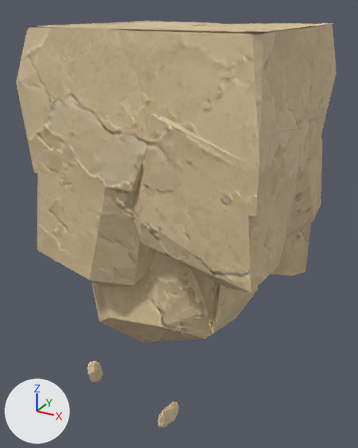
Renders of the glTF model assets/custom/models/ground_modules/ground_bottom_square_end_02.glb from each side of a commit.
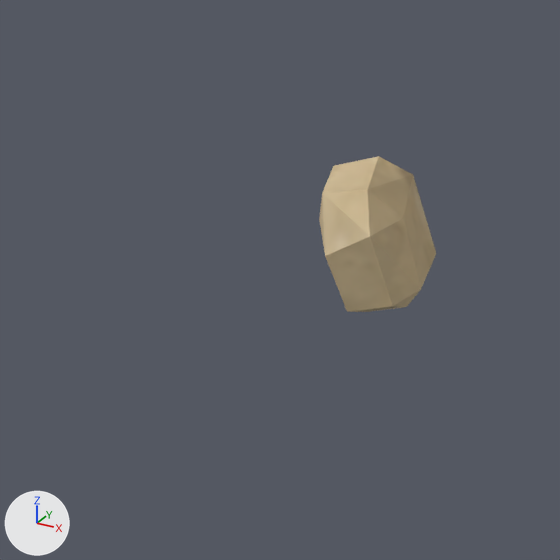
Each version appears first whole from a 50 mm lens placed at (1.577, -1.575, 1.075), pointed at (0.451, 0.472, 0.051), and next in a close-up on the part from 12% to 34% of the width and 76% to 93% of the height. The lights are fixed; the arrows at lower left show +X, +Y and +Z. The last two pictures show the newer version. Vertices at exactly the same position are counted once.

Objects in the first close-up: 'GroundBottomSquareEnd02_Body'.
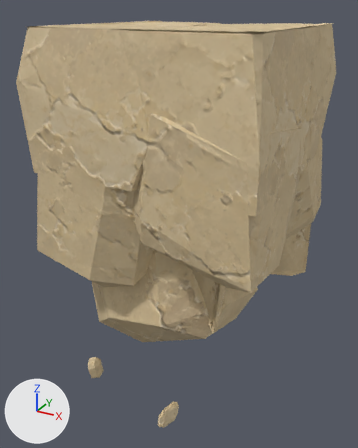
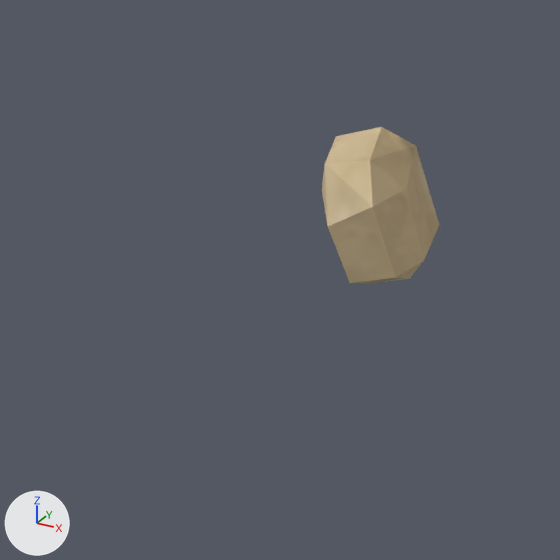
What differs and where, as boxes [x1, y1, x2, y2] in the close-ups (560 x 560 px):
'GroundBottomSquareEnd02_Body', reshaped
    before: [319, 156, 436, 312]
    after: [322, 127, 439, 284]

Patch to the scene script:
```diff
--- a/assets/custom/models/ground_modules/ground_bottom_square_end_02.glb.py
+++ b/assets/custom/models/ground_modules/ground_bottom_square_end_02.glb.py
@@ me_groundbottomsquareend02_bodyshouldermesh @@
 # used by ob_groundbottomsquareend02_body; location = (0.0, 0.0, 0.0)
-me_groundbottomsquareend02_bodyshouldermesh.from_pydata(...)  # 1144 vertices, 2029 faces; spans x -0.04..1.04, y -0.04..1.0, z -0.97..1.0
+me_groundbottomsquareend02_bodyshouldermesh.from_pydata(...)  # 1144 vertices, 2029 faces; spans x -0.04..1.04, y -0.04..1.0, z -0.94..1.0
+# me_groundbottomsquareend02_bodyshouldermesh part 1: the loose piece of 24 vertices spanning x -0.03..0.07, y 0.17..0.29, z -0.97..-0.82 is moved by (0.01, 0.0, 0.03)
 me_groundbottomsquareend02_bodyshouldermesh.materials.append(mat_sandstone_plate_1_001)
```
